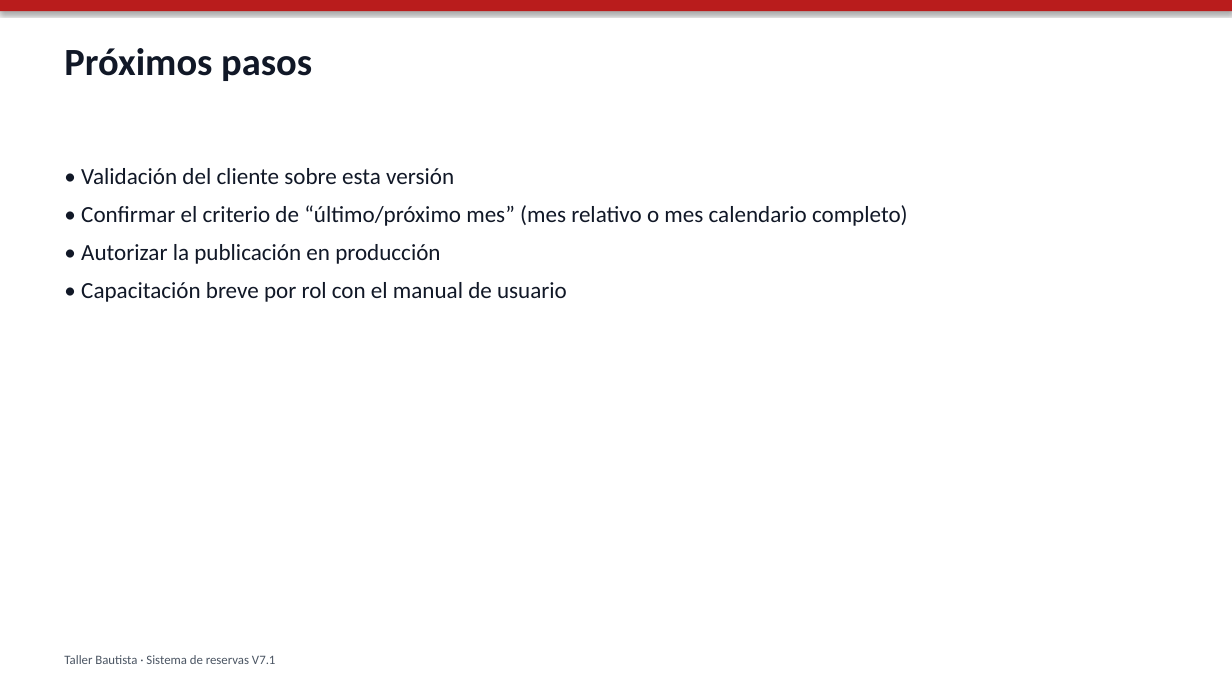
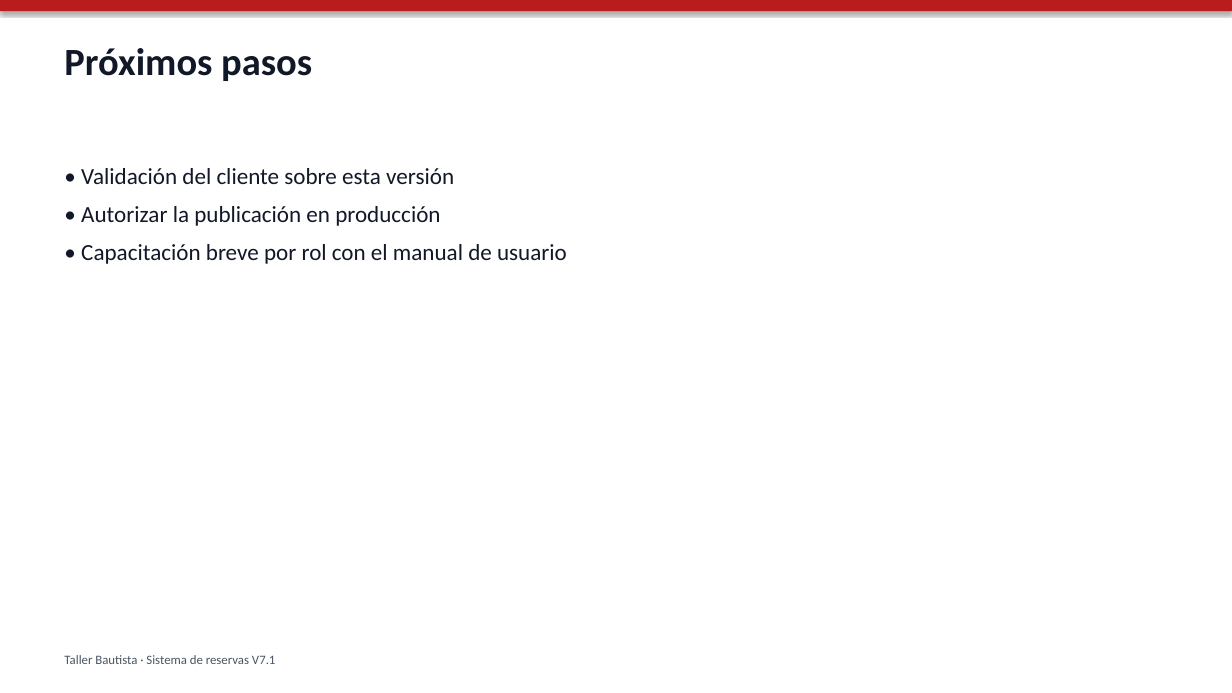
Before and after one commit to 1gnaguzmn/SistemaRESERVAS_KeyTechInc, a slide deck: slide 10 of docs/presentacion/Presentacion_Mejoras_V7_1.pptx. Drawn at 1232x693 pixels with LibreOffice and Linux fonts; fonts in the diff are those of the drawing. Boxes give left, top, right and bottom in pixels: in the first picture for what was removed or moved away, otherwise in the second. Text is boxed around its words. In the diff, an @@ line names an element or a change of style, - is before the commit and + after.

```diff
--- a/docs/presentacion/Presentacion_Mejoras_V7_1.pptx
+++ b/docs/presentacion/Presentacion_Mejoras_V7_1.pptx
@@ text at [81, 205, 908, 226]: paragraph removed @@
-• Confirmar el criterio de “último/próximo mes” (mes relativo o mes calendario completo)
```
Also in this commit, not shown: 2 other slides changed, 7 other files.
